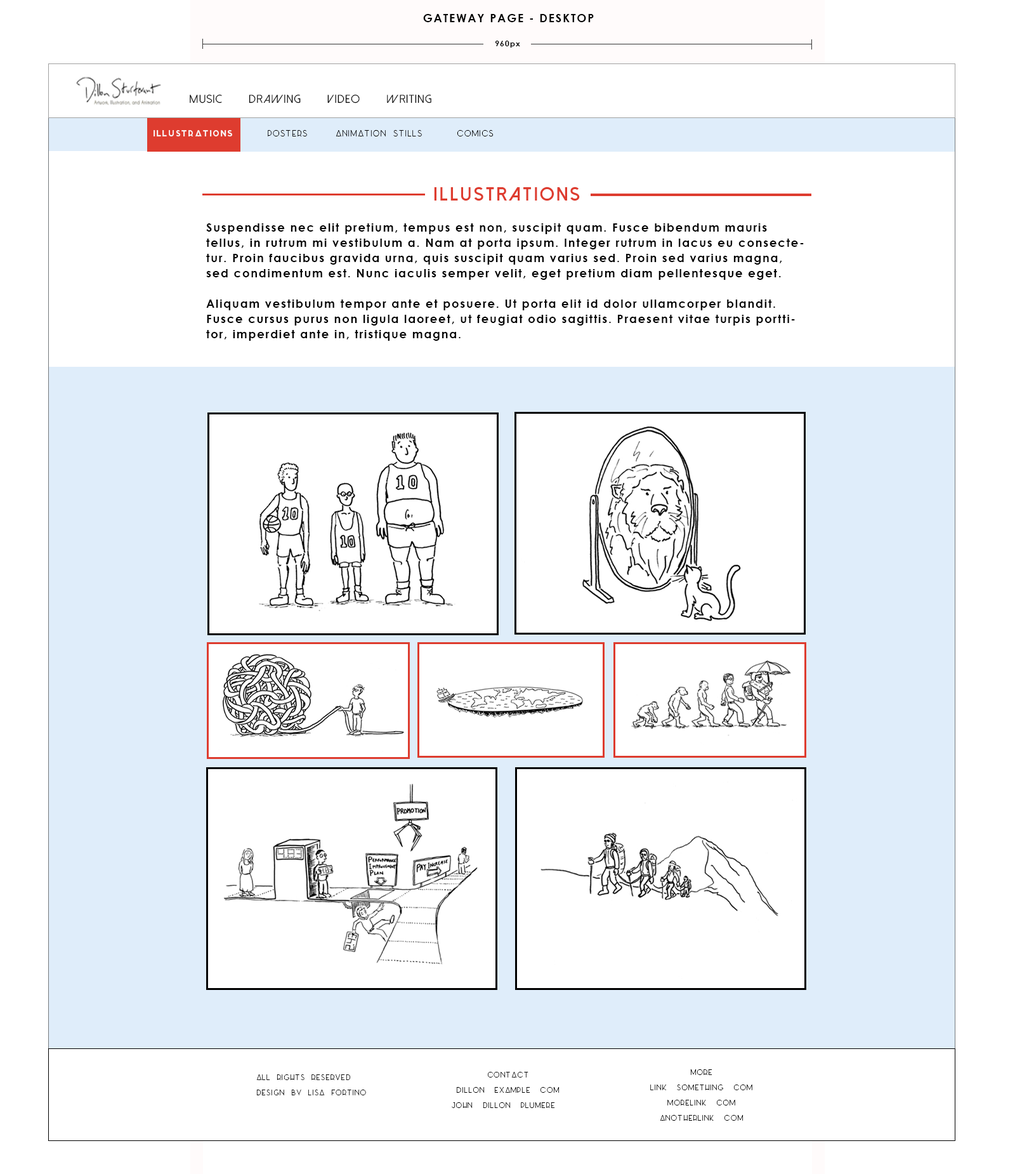
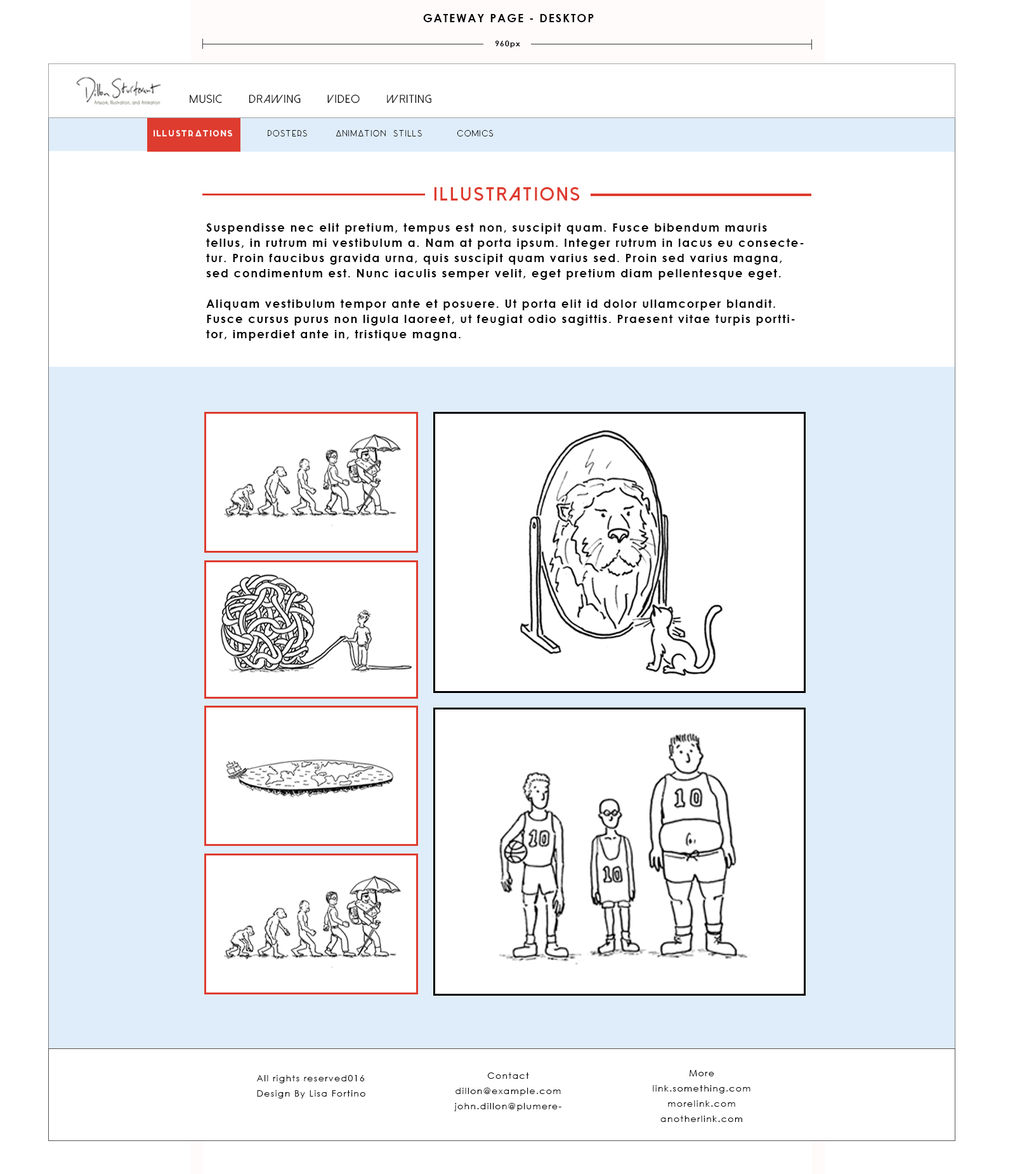
The second 1015 × 1174 image is a revision of the first. Changes to its layers:
painted on "basketball" over [216, 418, 794, 986]
painted on "Rectangle 11 copy" over [207, 412, 806, 996]
painted on "lion 2" over [441, 418, 799, 685]
painted on "Rectangle 11" over [433, 411, 806, 693]
hid group "IMG 1 copy" (2 layers) over [206, 767, 498, 990]
hid group "IMG 2 copy" (2 layers) over [515, 767, 807, 990]
added group "IMG 3 copy" with 2 layers in group "Three img" over [204, 853, 419, 995]
added layer "evolution" (1st of 2, in "MAIN" › "Three img" › "IMG 3 copy") in group "IMG 3 copy" over [208, 855, 417, 991]
added layer "Rectangle 14" (1st of 2, in "MAIN" › "Three img" › "IMG 3 copy") in group "IMG 3 copy" over [204, 853, 419, 995]
painted on "evolution" (2nd of 2, in "MAIN" › "Three img" › "IMG 3") over [208, 414, 805, 755]
painted on "Rectangle 14" (2nd of 2, in "MAIN" › "Three img" › "IMG 3") over [204, 411, 807, 758]
painted on "world" over [206, 643, 603, 842]
painted on "Rectangle 13" over [204, 642, 605, 846]
painted on "yarn" over [206, 562, 416, 756]
painted on "Rectangle 12" over [204, 560, 419, 759]
painted on "text" (3rd of 5, in "FOOTER" › "More") over [650, 1068, 753, 1122]
painted on "text" (4th of 5, in "FOOTER" › "Contact") over [451, 1071, 562, 1111]
painted on "text" (5th of 5, in "FOOTER" › "Rights") over [256, 1074, 367, 1099]
painted on "outline" (7th of 7, in "FOOTER") over [48, 1048, 956, 1141]
